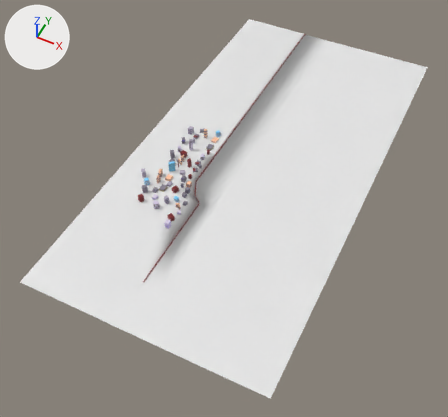
Before and after pictures for a commit that changed the FBX model SourceAssets/Environments/Subway/Skyline/Skyline_Mesh.fbx.
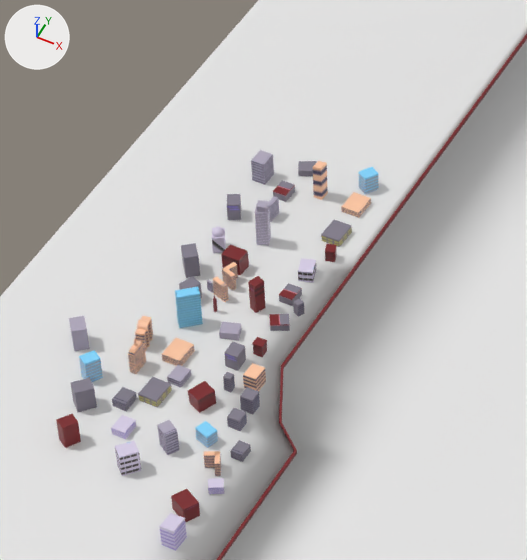
Each version is shown whole from a 50 mm camera at (451.0, -695.0, 806.0) aimed at (102.0, 2.0, -66.0), then close up on the part from 28% to 58% of the width and 21% to 55% of the height. Arrows for +X, +Y and +Z are at upper left; the lights stay in place. The first two pictures are the older version.
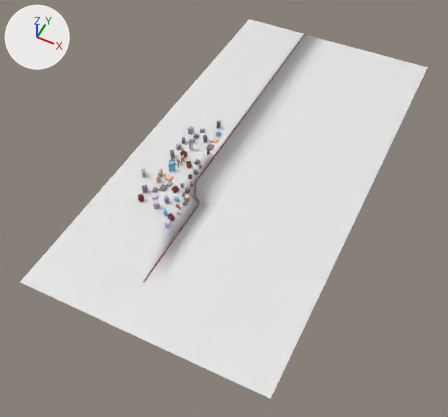
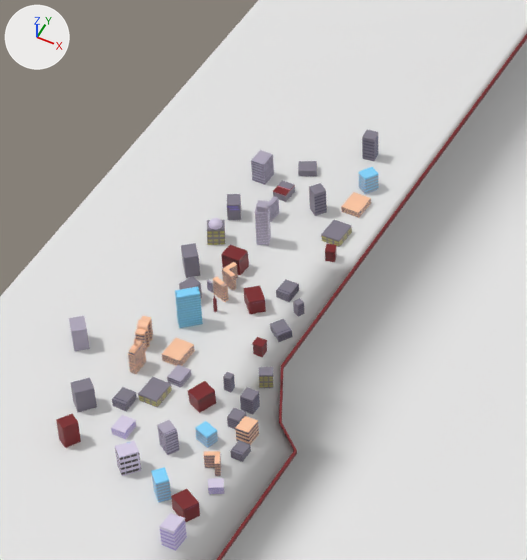
Scene script edits in JSON lines:
```json
{"block": "me_cube", "where": "# used by ob_cube; location = (0.0, 0.0, 0.0)"}
{"op": "remove", "block": "me_cube", "code": "me_cube.from_pydata(...)  # 1595 vertices, 1134 faces; spans x -88.0..341.0, y -334.0..517.0, z -32.0..25.0"}
{"op": "add", "block": "me_cube", "code": "me_cube.from_pydata(...)  # 1603 vertices, 1141 faces; spans x -88.0..341.0, y -334.0..517.0, z -32.0..25.0"}
{"block": "me_cube", "change": "me_cube part 1: the loose piece of 8 vertices spanning x 45.0..52.0, y -36.0..-27.0, z -3.0..10.0 is turned 46.9 degrees about the z axis through its middle, then moved by (-4.0, -78.0, 4.0)"}
{"block": "me_cube", "change": "me_cube part 2: the loose piece of 8 vertices spanning x 38.0..42.0, y -41.0..-37.0, z -1.0..10.0 is copied, and the copy is scaled about its middle by (1.72, 1.72, 1.53), then moved by (-15.0, 174.0, 3.0); it spans x 21.0..28.0, y 131.0..138.0, z -1.0..15.0"}
{"block": "me_cube", "change": "me_cube part 3: the loose piece of 8 vertices spanning x 33.0..40.0, y 21.0..31.0, z 1.0..6.0 is moved by (-3.0, 2.0, 0.0)"}
{"block": "me_cube", "change": "me_cube part 4: the loose piece of 8 vertices spanning x 31.0..38.0, y -28.0..-20.0, z 1.0..10.0 is turned 40.8 degrees about the z axis through its middle and scaled by 1.12, then moved by (-10.0, 37.0, -1.0)"}
{"block": "me_cube", "change": "me_cube part 5: the loose piece of 8 vertices spanning x 13.0..18.0, y 94.0..100.0, z -17.0..22.0 is scaled about its middle by (1.45, 1.45, 0.322), then moved by (46.0, -159.0, 1.0)"}
{"block": "me_cube", "change": "me_cube part 6: the loose piece of 8 vertices spanning x 42.0..47.0, y 17.0..22.0, z -3.0..8.0 is copied, and the copy is turned -12.5 degrees about the z axis through its middle and scaled by 1.56, then moved by (-25.0, 67.0, 5.0); it spans x 15.0..24.0, y 82.0..91.0, z -1.0..15.0"}
{"block": "me_cube", "change": "me_cube part 7: the loose piece of 8 vertices spanning x 18.0..29.0, y -13.0..-3.0, z -8.0..6.0 is scaled about its middle by (0.688, 0.724, 0.324), then moved by (30.0, -21.0, 4.0)"}
{"block": "me_cube", "change": "me_cube part 8: the loose piece of 8 vertices spanning x 28.0..39.0, y -59.0..-46.0, z 0.0..10.0 is copied, and the copy is scaled about its middle by (-0.769, 0.55, 0.429), then moved by (20.0, 24.0, 2.0); it spans x 49.0..57.0, y -33.0..-25.0, z 5.0..9.0"}
{"block": "me_cube", "change": "me_cube part 9: the loose piece of 8 vertices spanning x 32.0..41.0, y 38.0..49.0, z -6.0..7.0 is deleted"}
{"block": "me_cube", "change": "me_cube part 10: the loose piece of 8 vertices spanning x -25.0..-16.0, y -66.0..-56.0, z 1.0..14.0 is deleted"}
{"block": "me_cube", "change": "me_cube part 11: the loose piece of 8 vertices spanning x 23.0..29.0, y 9.0..17.0, z -9.0..19.0 is deleted"}
{"block": "me_cube", "change": "me_cube part 12: 142 vertices moved from x -15.0..38.0, y 3.0..44.0, z 5.0..14.0 to x -18.0..38.0, y 3.0..50.0, z 5.0..14.0; 123 vertices removed from x -15.0..46.0, y 2.0..46.0, z 0.0..14.0; 131 vertices added at x -20.0..50.0, y -3.0..51.0, z 0.0..14.0"}
{"block": "me_cube", "change": "me_cube part 13: 67 kept faces spanning x -16.0..-11.0, y 43.0..50.0, z 11.0..14.0 get new texture (UV) coordinates"}
```

Pixel boxes (x1, y1, x2, y2) of what changed, in the close-ups (527 x 560 px; the box of a moved part takes in the faces that stretch with it):
```json
{"part": 1, "of": "me_cube", "change": "moved or reshaped", "before": [243, 363, 266, 391], "after": [151, 467, 171, 503]}
{"part": 2, "of": "me_cube", "change": "added", "after": [362, 129, 379, 161]}
{"part": 3, "of": "me_cube", "change": "moved or reshaped", "before": [279, 283, 302, 306], "after": [276, 279, 299, 302]}
{"part": 4, "of": "me_cube", "change": "moved or reshaped", "before": [224, 341, 246, 371], "after": [244, 285, 266, 314]}
{"part": 5, "of": "me_cube", "change": "moved or reshaped", "before": [313, 161, 328, 200], "after": [235, 416, 259, 445]}
{"part": 6, "of": "me_cube", "change": "added", "after": [309, 183, 327, 216]}
{"part": 7, "of": "me_cube", "change": "moved or reshaped", "before": [219, 322, 242, 340], "after": [259, 382, 273, 388]}
{"part": 8, "of": "me_cube", "change": "added", "after": [259, 367, 273, 382]}
{"part": 9, "of": "me_cube", "change": "deleted", "before": [298, 258, 316, 283]}
{"part": 10, "of": "me_cube", "change": "deleted", "before": [79, 350, 103, 382], "on screen": "blue"}
{"part": 11, "of": "me_cube", "change": "deleted", "before": [248, 276, 266, 313], "on screen": "brown"}
{"part": 12, "of": "me_cube", "change": "moved or reshaped", "before": [212, 227, 290, 331], "after": [207, 218, 293, 342]}
{"part": 13, "of": "me_cube", "change": "surface changed", "after": [210, 220, 222, 230]}
```
